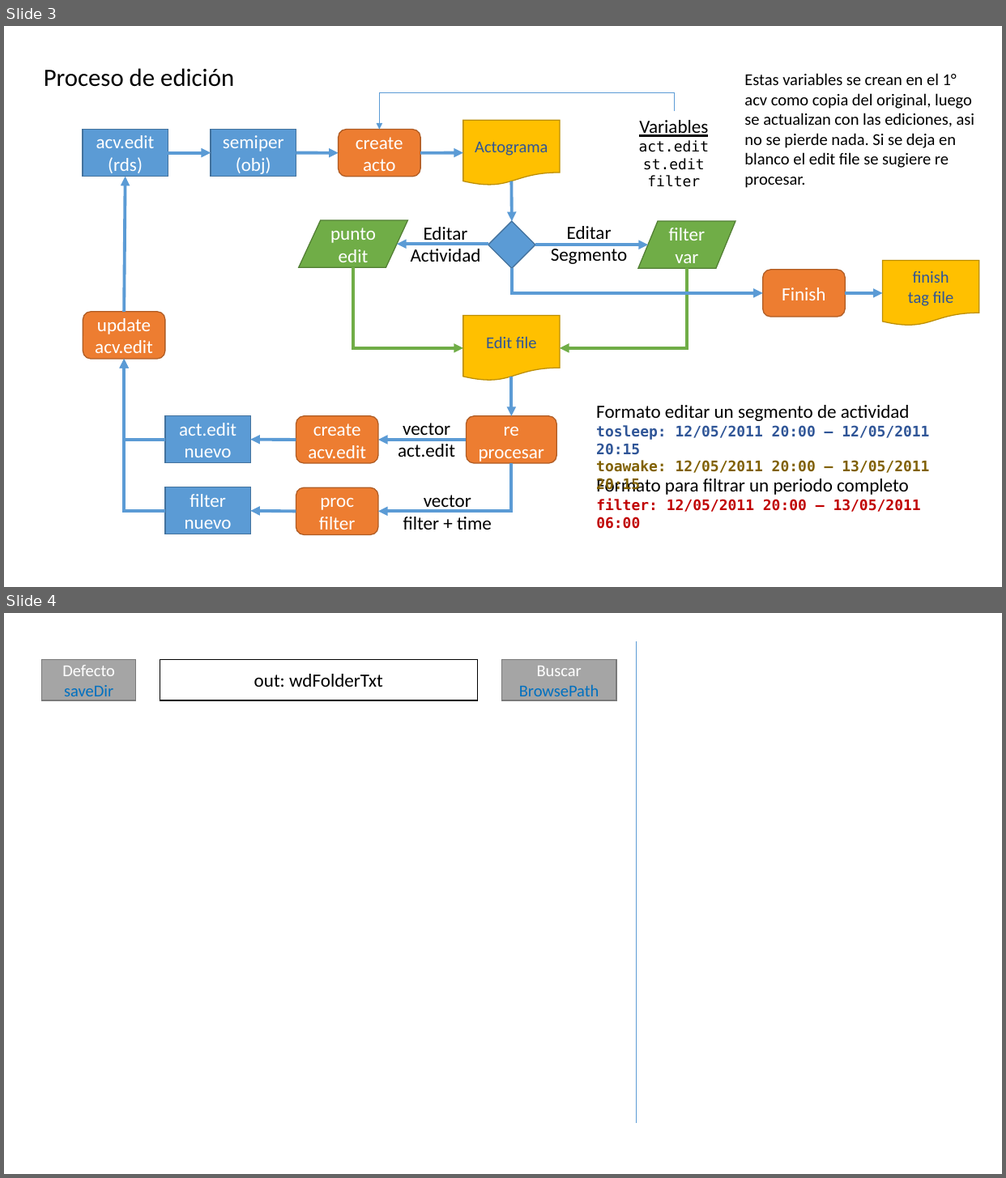
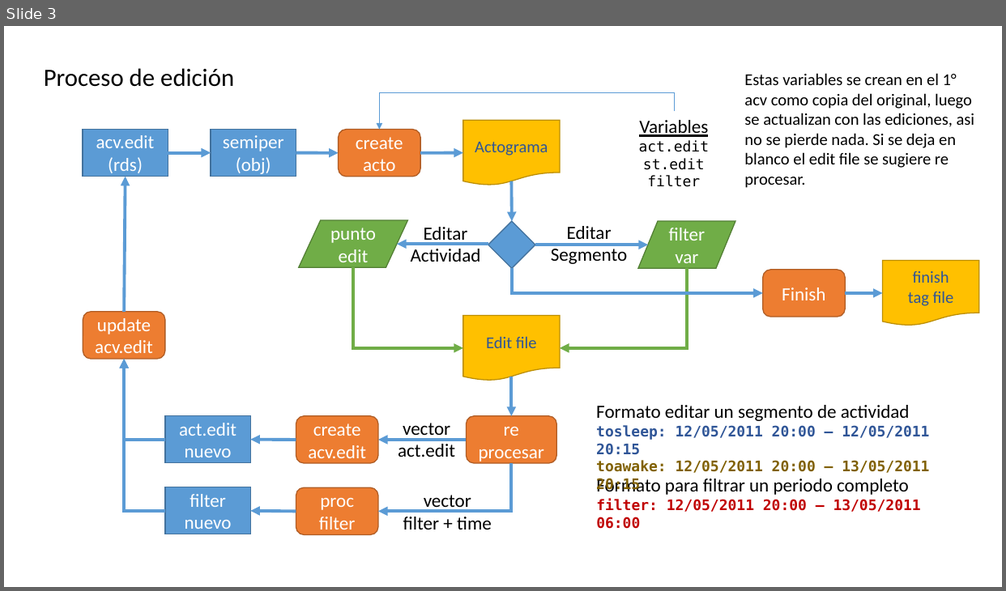
Before and after one commit to olitroski/Actigrafia, a slide deck: flujo edicion.pptx. Shown one above the other, each under a label of ours: slides 3 and 4 before the commit, slide 3 after it. The pictures are 1006x1178 and 1006x591 pixels, drawn with LibreOffice and Linux fonts; fonts in the diff are those of the drawing. Boxes give left, top, right and bottom in pixels: in the first picture for what was removed or moved away, otherwise in the second. Text is boxed around its words. In the diff, an @@ line names an element or a change of style, - is before the commit and + after.

```diff
--- a/flujo edicion.pptx
+++ b/flujo edicion.pptx
@@ slide 4 removed at (x1=4, y1=613, x2=1002, y2=1174), background #FFFFFF @@
@@ rectangle removed at (x1=42, y1=659, x2=136, y2=700) @@
-Defecto
-saveDir
@@ rectangle removed at (x1=160, y1=659, x2=477, y2=700) @@
-out: wdFolderTxt
@@ rectangle removed at (x1=502, y1=659, x2=617, y2=700) @@
-Buscar
-BrowsePath
@@ line removed from (637, 641) to (637, 1123) @@
```
Also in this commit, not shown: 2 slides added, 32 other files.
